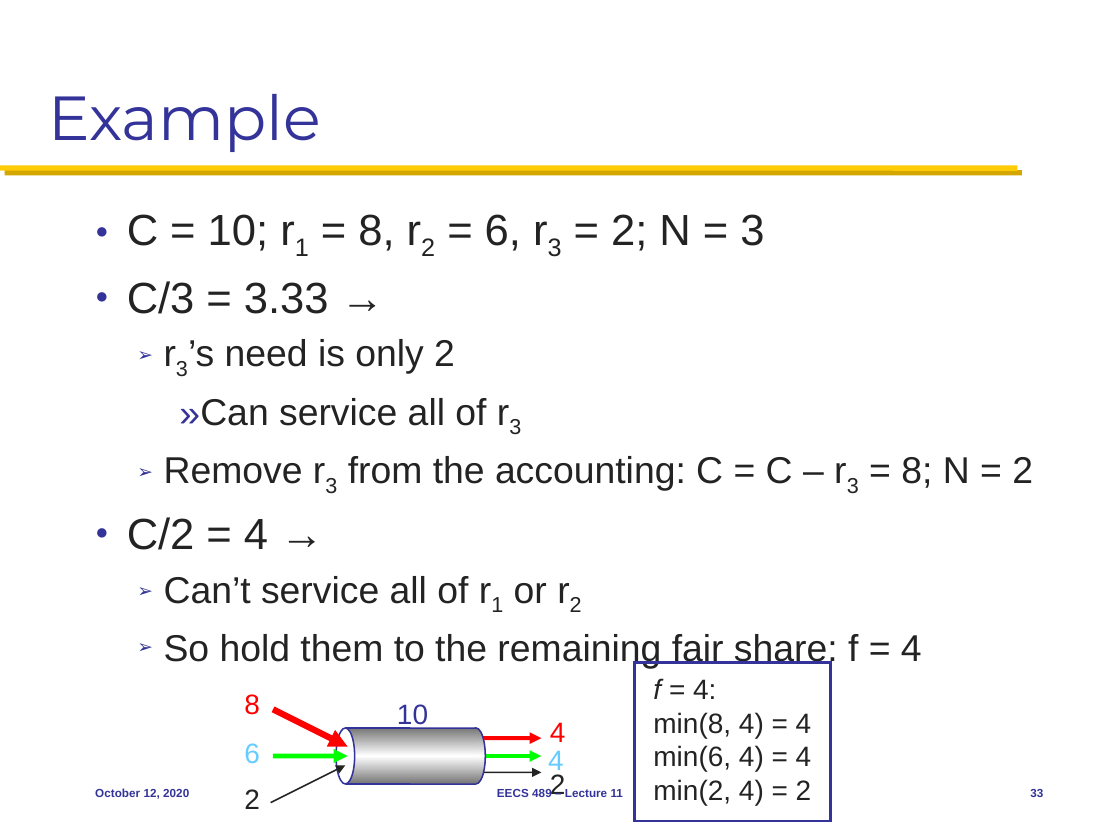
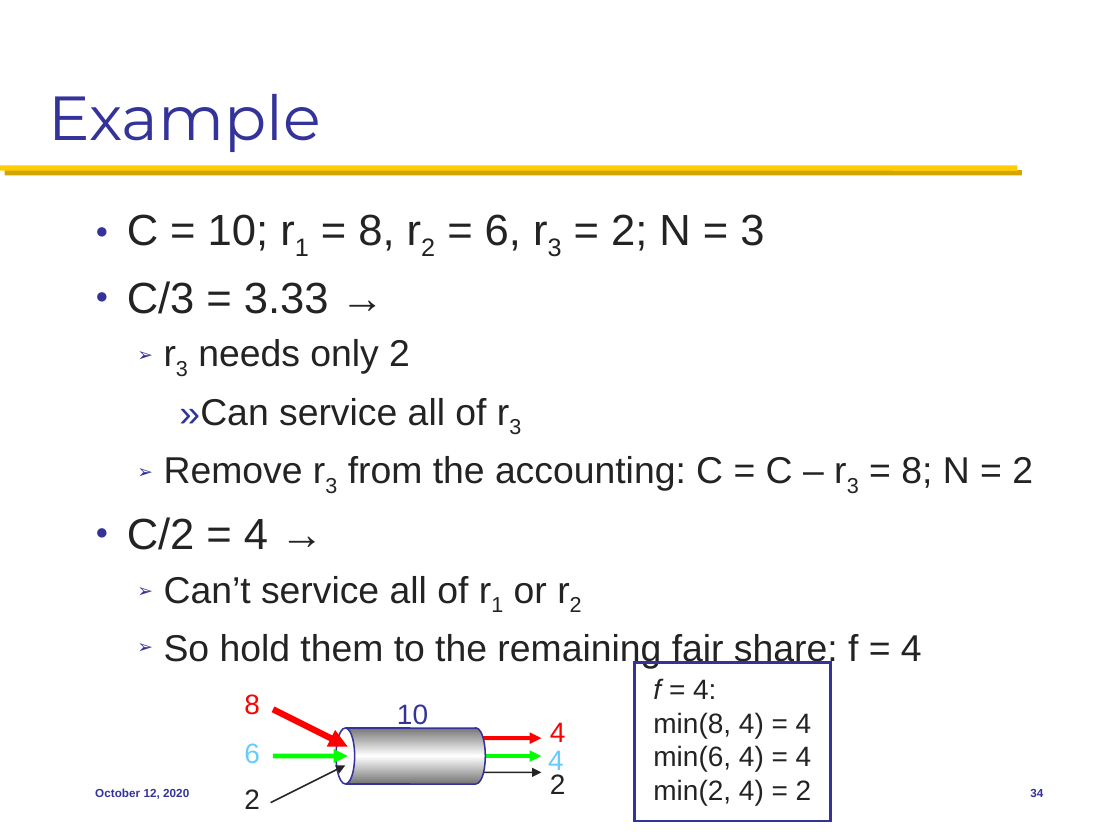
Before and after one commit to mosharaf/eecs489, a slide deck: slide 34 of Slides/101220.pptx (slide 33 before the commit). Drawn at 1120x840 pixels with LibreOffice and Linux fonts; fonts in the diff are those of the drawing. Boxes give left, top, right and bottom in pixels: in the first picture for what was removed or moved away, otherwise in the second. Text is boxed around its words. In the diff, an @@ line names an element or a change of style, - is before the commit and + after.

Commit message:
Updates to Oct 12 slides.

```diff
--- a/Slides/101220.pptx
+++ b/Slides/101220.pptx
@@ text at [198, 339, 410, 374]: text changed @@
-  ➢ r3’s need is only 2
+  ➢ r3 needs only 2
@@ text removed at [497, 789, 623, 797] @@
-EECS 489 – Lecture 11
@@ page number at [1030, 789, 1043, 797]: text changed @@
-33
+34
```
Also in this commit, not shown: 1 slide added, 1 slide removed, 1 other file.
